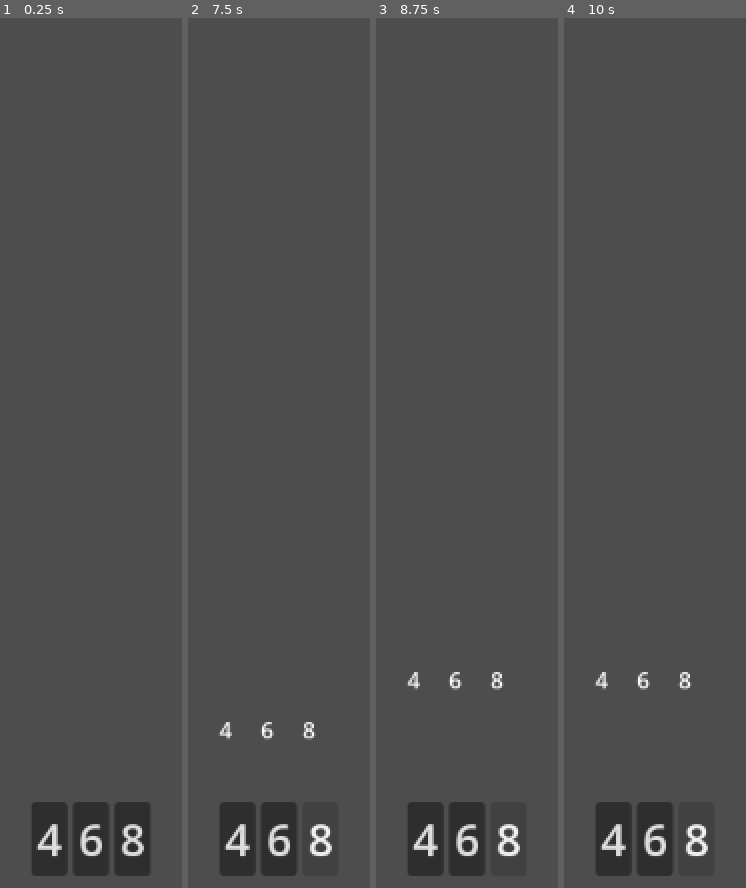
Above: before the commit, frames 1-4 (left to right).
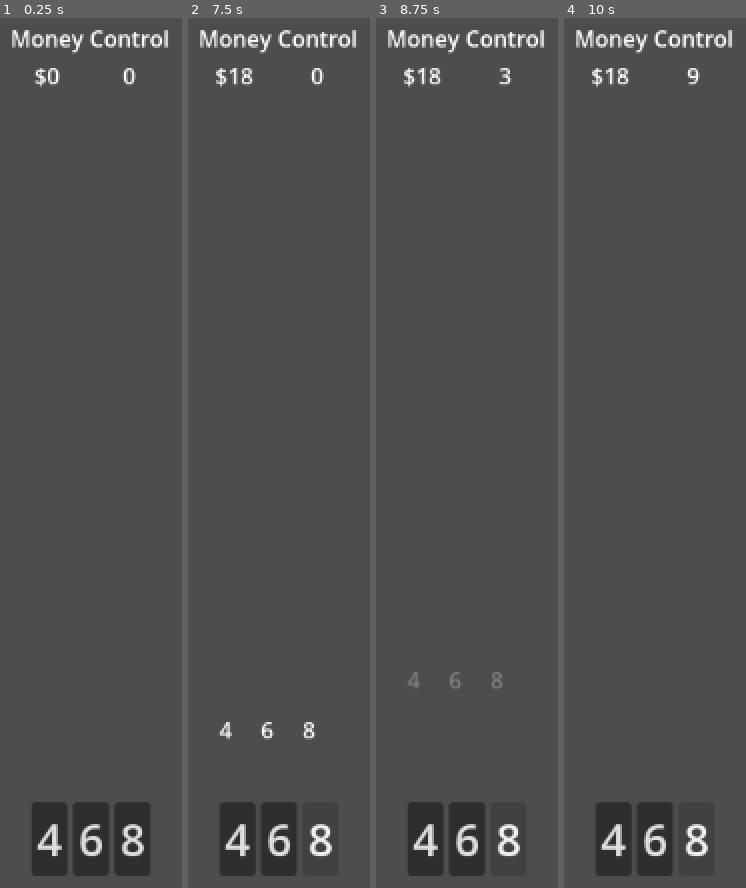
Above: after the commit, the same moments.

Repository: rcorre/chaos-control
Game: Godot game, scene res://scenes/game.tscn
Two runs of this game, one before a commit and one after it. Both use one fixed random seed, a clock stepped at 60 frames per second and the inputs below.
Inputs:
- Up to frame 1 (0.25 s): no input
- Up to frame 2 (7.5 s): click "4" at 0.5 s; click "6" at 1.25 s; click "8" at 2 s; click "4" at 2.75 s; click "6" at 3.5 s; click "8" at 4.25 s; click "4" at 5 s; click "6" at 5.75 s; click "8" at 6.5 s; tap Enter at 7.25 s; hold Space (roll) from 7.28 s (still down)
- Up to frame 3 (8.75 s): release Space (roll) at 8.03 s; tap Space (roll) at 8.1 s
- Up to frame 4 (10 s): hold Space (roll) 8.78-9.53 s; tap Space (roll) at 9.6 s

The runs differ from the first frame. In frame 1, 1.2% of the frame differs, in the area x 6-93%, y 1-9%; in frame 2, 1.3%; in frame 3, 1.5%; in frame 4, 1.6%, in the area x 6-93%, y 1-78%.

Commit message:
Add control.

Diff:
--- a/project.godot
+++ b/project.godot
@@ -15,6 +15,10 @@
 config/features=PackedStringArray("4.4", "GL Compatibility")
 config/icon="res://icon.svg"
 
+[autoload]
+
+Events="*res://singleton/events.gd"
+
 [input]
 
 roll={
--- /dev/null
+++ b/scenes/control_label.gd
@@ -0,0 +1,7 @@
+extends Label
+
+func _ready() -> void:
+	Events.control_changed.connect(on_control_changed)
+
+func on_control_changed(total: int):
+	text = "%d" % total
--- a/scenes/dice_bar.gd
+++ b/scenes/dice_bar.gd
@@ -1,4 +1,6 @@
 extends HBoxContainer
+
+@onready var roll_sound: AudioStreamPlayer = $RollSound
 
 func _ready() -> void:
 	add_die(4)
@@ -18,12 +20,19 @@
 		roll()
 
 func roll() -> void:
+	var money := 0
+	var control := 0
 	for c in get_children():
 		var b := c as Button
 		if (b and b.button_pressed):
-			roll_die(b)
+			money += roll_die(b)
+		elif (b and not b.button_pressed):
+			control += 1
+	prints("Scored", money)
+	Events.money_earned.emit(money)
+	Events.control_earned.emit(control)
 
-func roll_die(b: Button) -> void:
+func roll_die(b: Button) -> int:
 	var sides := b.text.to_int()
 	prints("Rolling", sides)
 	var label := Label.new()
@@ -32,5 +41,11 @@
 	label.text = str(score)
 	var tween := get_tree().create_tween()
 	tween.tween_property(label, "position", Vector2(0, -100), 0.5).set_trans(Tween.TRANS_QUAD).set_ease(Tween.EASE_OUT)
+	tween.tween_property(label, "modulate", Color.TRANSPARENT, 2.0).set_trans(Tween.TRANS_QUAD).set_ease(Tween.EASE_OUT)
+	tween.tween_callback(label.queue_free)
 	b.set_pressed_no_signal(false)
 	b.release_focus()
+
+	roll_sound.play()
+
+	return score
--- /dev/null
+++ b/scenes/game.gd
@@ -0,0 +1,16 @@
+extends Node
+
+var money := 0
+var control := 0
+
+func _ready() -> void:
+	Events.money_earned.connect(on_money_earned)
+	Events.control_earned.connect(on_control_earned)
+
+func on_money_earned(amount: int):
+	money += amount
+	Events.money_changed.emit(money)
+
+func on_control_earned(amount: int):
+	control += amount
+	Events.control_changed.emit(control)
--- a/scenes/game.tscn
+++ b/scenes/game.tscn
@@ -1,6 +1,16 @@
-[gd_scene load_steps=2 format=3 uid="uid://d4dfeshs44dmj"]
+[gd_scene load_steps=7 format=3 uid="uid://d4dfeshs44dmj"]
 
+[ext_resource type="Script" uid="uid://dvvxpd3ytc64s" path="res://scenes/game.gd" id="1_lbhrr"]
+[ext_resource type="Script" uid="uid://dvamf3q45sd1w" path="res://scenes/money_label.gd" id="1_lnu2h"]
 [ext_resource type="Script" uid="uid://cy4sclufyqtub" path="res://scenes/dice_bar.gd" id="1_uwrxv"]
+[ext_resource type="AudioStream" uid="uid://cj6ay8gup3nao" path="res://assets/sounds/dice.wav" id="2_yqjtg"]
+[ext_resource type="Script" uid="uid://dwgvsb0ye1fkt" path="res://scenes/control_label.gd" id="3_iywne"]
+
+[sub_resource type="AudioStreamRandomizer" id="AudioStreamRandomizer_lnu2h"]
+random_pitch = 1.3
+random_volume_offset_db = 5.0
+streams_count = 1
+stream_0/stream = ExtResource("2_yqjtg")
 
 [node name="Game" type="Control"]
 layout_mode = 3
@@ -11,6 +21,7 @@
 grow_vertical = 2
 size_flags_horizontal = 3
 size_flags_vertical = 3
+script = ExtResource("1_lbhrr")
 
 [node name="VBoxContainer" type="VBoxContainer" parent="."]
 layout_mode = 1
@@ -26,12 +37,43 @@
 
 [node name="StatusBar" type="HBoxContainer" parent="VBoxContainer"]
 layout_mode = 2
+alignment = 1
+
+[node name="VBoxContainer" type="VBoxContainer" parent="VBoxContainer/StatusBar"]
+layout_mode = 2
+
+[node name="MoneyTitle" type="Label" parent="VBoxContainer/StatusBar/VBoxContainer"]
+layout_mode = 2
+text = "Money"
+
+[node name="MoneyLabel" type="Label" parent="VBoxContainer/StatusBar/VBoxContainer"]
+layout_mode = 2
+text = "$0"
+horizontal_alignment = 1
+script = ExtResource("1_lnu2h")
+
+[node name="VBoxContainer2" type="VBoxContainer" parent="VBoxContainer/StatusBar"]
+layout_mode = 2
+
+[node name="ControlTitle" type="Label" parent="VBoxContainer/StatusBar/VBoxContainer2"]
+layout_mode = 2
+text = "Control"
+
+[node name="ControlLabel" type="Label" parent="VBoxContainer/StatusBar/VBoxContainer2"]
+layout_mode = 2
+text = "0"
+horizontal_alignment = 1
+script = ExtResource("3_iywne")
 
 [node name="CenterArea" type="Control" parent="VBoxContainer"]
 layout_mode = 2
 size_flags_vertical = 3
 
 [node name="DiceBar" type="HBoxContainer" parent="VBoxContainer"]
+unique_name_in_owner = true
 layout_mode = 2
 alignment = 1
 script = ExtResource("1_uwrxv")
+
+[node name="RollSound" type="AudioStreamPlayer" parent="VBoxContainer/DiceBar"]
+stream = SubResource("AudioStreamRandomizer_lnu2h")
--- /dev/null
+++ b/scenes/money_label.gd
@@ -0,0 +1,7 @@
+extends Label
+
+func _ready() -> void:
+	Events.money_changed.connect(on_money_changed)
+
+func on_money_changed(total: int):
+	text = "$%d" % total
--- /dev/null
+++ b/singleton/events.gd
@@ -0,0 +1,9 @@
+extends Node
+
+@warning_ignore_start("UNUSED_SIGNAL")
+
+signal money_earned(amount)
+signal money_changed(total)
+
+signal control_earned(amount)
+signal control_changed(total)
Not shown, added: assets/sounds/dice.wav.import
Not shown, added: scenes/control_label.gd.uid
Not shown, added: scenes/game.gd.uid
Not shown, added: scenes/money_label.gd.uid
Not shown, added: singleton/events.gd.uid
Not shown, added: README.md
Not shown, added: assets/sounds/dice.wav
